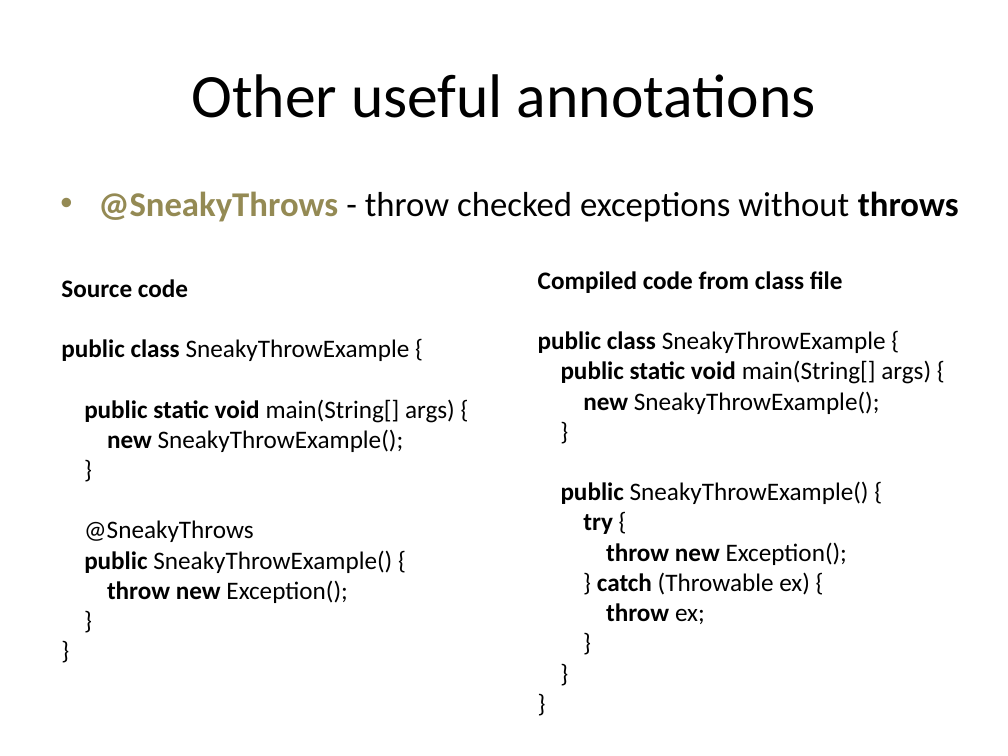
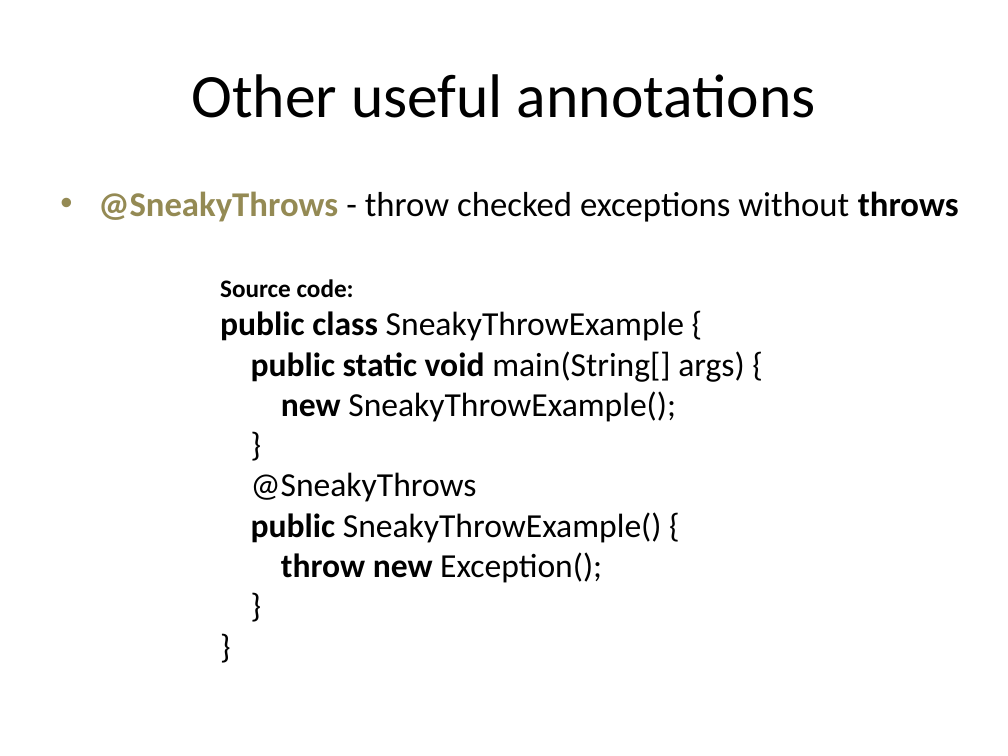
Before and after one commit to doychin/java2days, a slide deck: slide 24 of Making our day job easy.pptx (slide 21 before the commit). Drawn at 1008x756 pixels with LibreOffice and Linux fonts; fonts in the diff are those of the drawing; background and template pictures are left out. Boxes give left, top, right and bottom in pixels: in the first picture for what was removed or moved away, otherwise in the second. Text is boxed around its words. In the diff, an @@ line names an element or a change of style, - is before the commit and + after.

Commit message:
Update presentation and cleanup example files.

```diff
--- a/Making our day job easy.pptx
+++ b/Making our day job easy.pptx
@@ text "Source code:": place and size @@
-text "Source code:" at (61,279,455,603)
+text "Source code:" at (220,279,744,583)
@@ text at (220,279,354,298): text changed @@
-Source code
+Source code:
@@ text removed at (538,271,931,624) @@
-Compiled code from class file
-public class SneakyThrowExample {
-public static void main(String[] args) {
-new SneakyThrowExample();
-}
-public SneakyThrowExample() {
-try {
-throw new Exception();
-} catch (Throwable ex) {
-throw ex;
-}
-}
-}
@@ text at (220,311,744,583): size 18 to 24 pt @@
```
Also in this commit, not shown: 5 other slides changed, 4 slides added, 3 other files.
